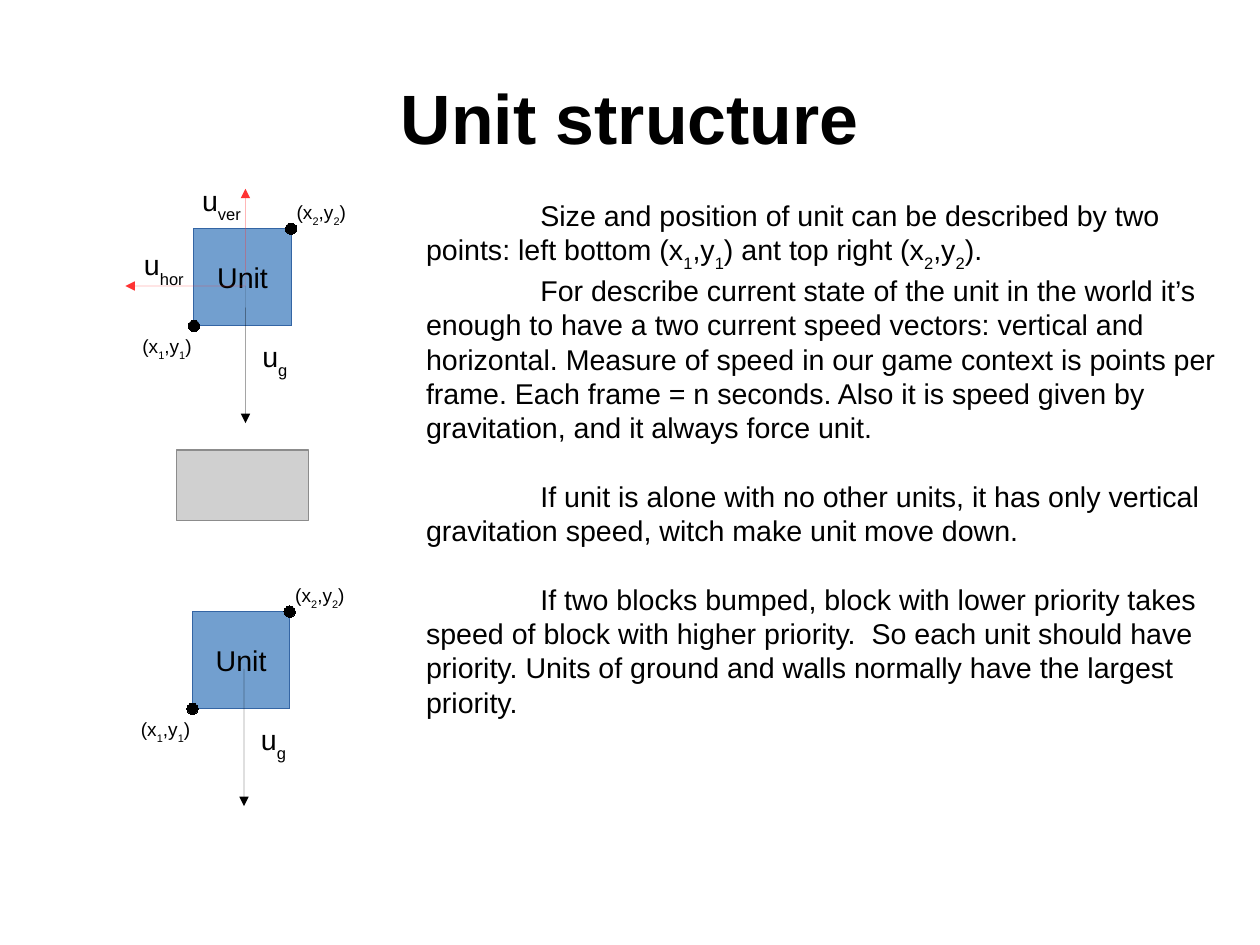
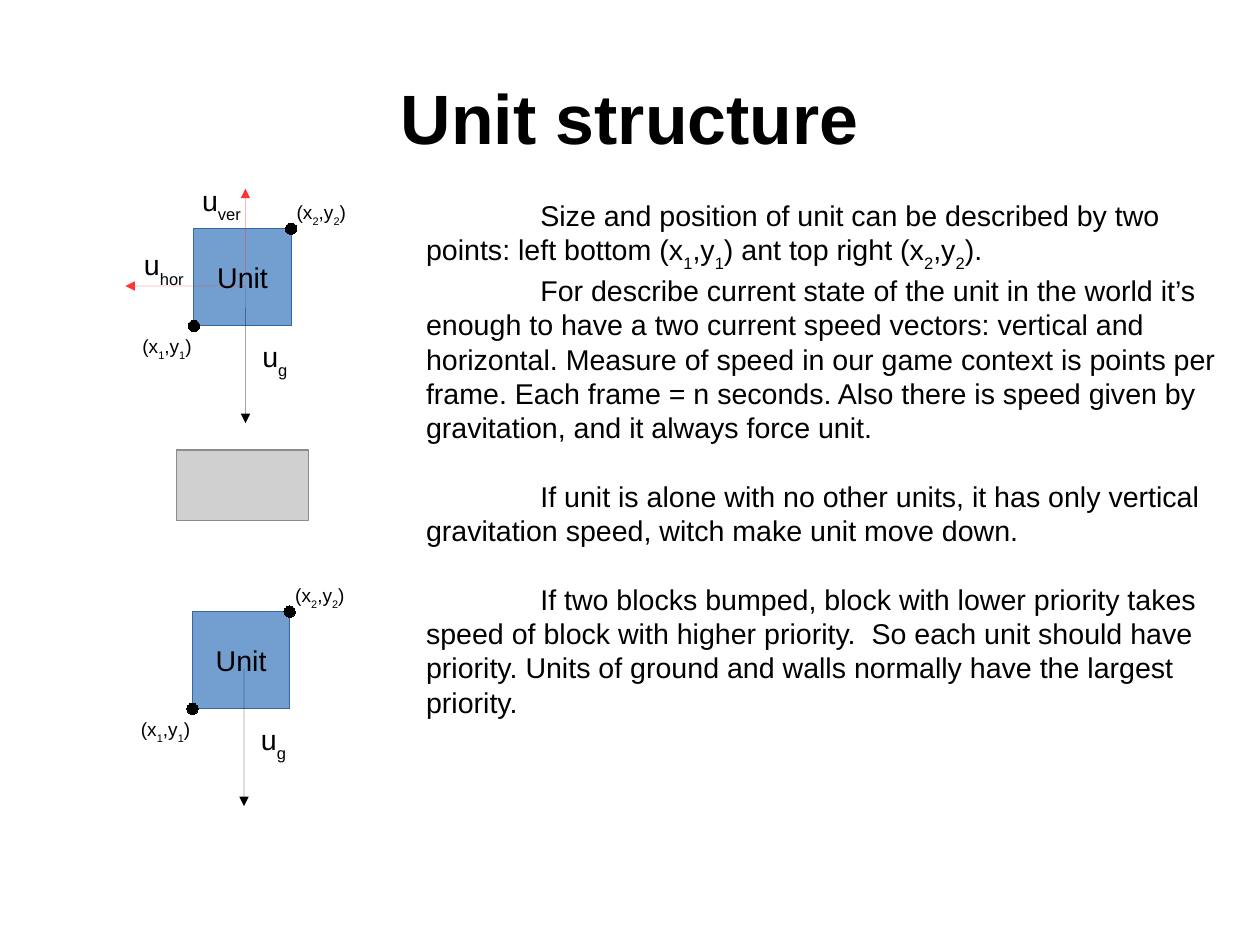
Before and after one commit to Shadasviar/mario, a slide deck: slide 7 of Documentation/Introduction.odp. Drawn at 1260x945 pixels with LibreOffice and Linux fonts; fonts in the diff are those of the drawing; grey boxes stand for pictures. Boxes give left, top, right and bottom in pixels: in the first picture for what was removed or moved away, otherwise in the second. Text is boxed around its words. In the diff, an @@ line names an element or a change of style, - is before the commit and + after.

```diff
--- a/Documentation/Introduction.odp
+++ b/Documentation/Introduction.odp
@@ text at bbox=[426, 280, 1215, 444]: text changed @@
-For describe current state of the unit in the world it’s enough to have a two current speed vectors: vertical and horizontal. Measure of speed in our game context is points per frame. Each frame = n seconds. Also it is speed given by gravitation, and it always force unit.
+For describe current state of the unit in the world it’s enough to have a two current speed vectors: vertical and horizontal. Measure of speed in our game context is points per frame. Each frame = n seconds. Also there is speed given by gravitation, and it always force unit.
```
Also in this commit, not shown: 2 other slides changed, 5 other files.
